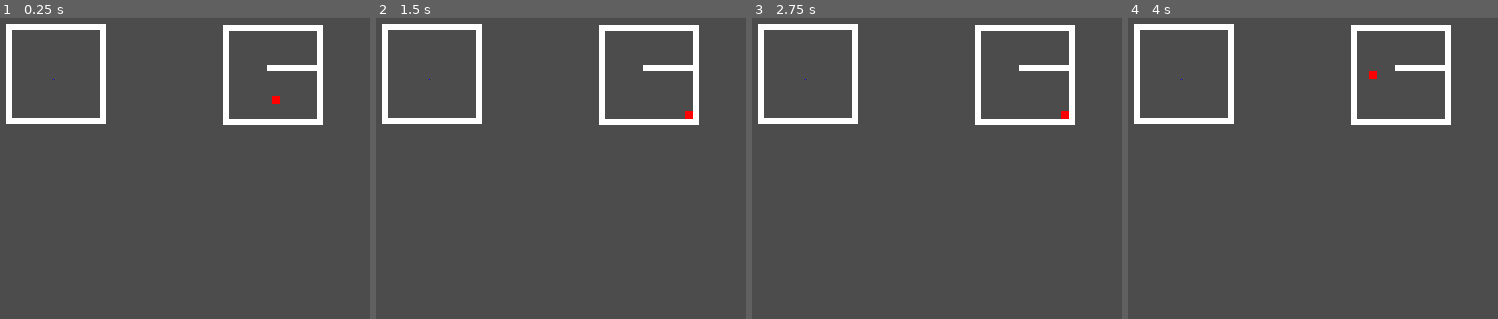
Above: before the commit, frames 1-4 (left to right).
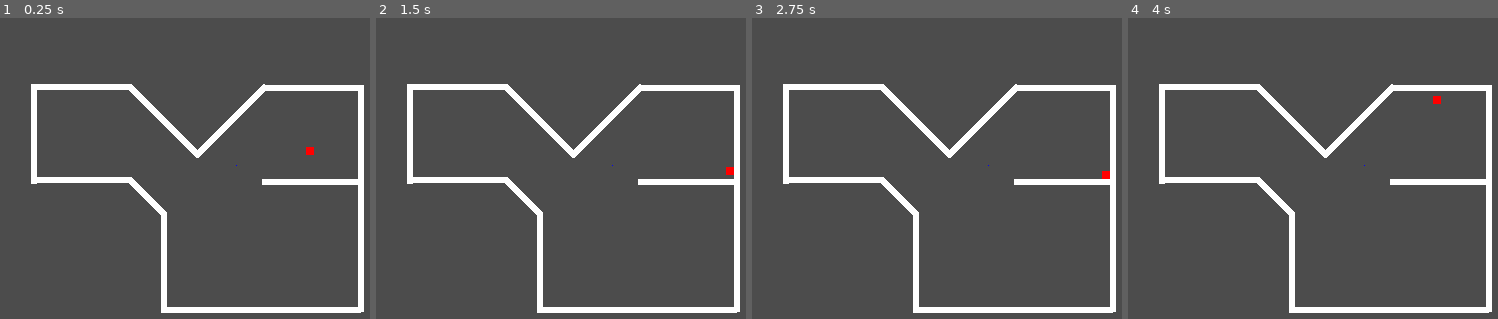
Above: after the commit, the same moments.

Repository: bsu-cs315/Final_Project_Group5
Game: Godot game, scene res://World.tscn
Two runs of this game, one before a commit and one after it. Both use one fixed random seed, a clock stepped at 60 frames per second and the inputs below.
Inputs:
- Up to frame 1 (0.25 s): no input
- Up to frame 2 (1.5 s): tap Enter at 0.5 s; hold Right (move_right) 0.53-1.28 s; tap Space at 1.25 s; hold Down (move_down) from 1.28 s (still down)
- Up to frame 3 (2.75 s): tap Enter at 2 s; release Down (move_down) at 2.03 s; hold Right (move_right) from 2.03 s (still down)
- Up to frame 4 (4 s): tap Space at 2.75 s; release Right (move_right) at 2.78 s; hold Up (move_up) 2.78-3.53 s; tap Enter at 3.5 s; hold Left (move_left) from 3.53 s (still down)

The runs differ from the first frame. In frame 1, 11% of the frame differs, in the area x 1-99%, y 1-99%; in frame 2, 11%; in frame 3, 11%; in frame 4, 11%.

Commit message:
Added more enviroment space

Diff:
--- a/project/Barrier.tscn
+++ b/project/Barrier.tscn
@@ -5,7 +5,7 @@
 [sub_resource type="RectangleShape2D" id=1]
 extents = Vector2( 0.5, 0.5 )
 
-[node name="Barrier" type="StaticBody2D"]
+[node name="Barrier" type="StaticBody2D" groups=["Wall"]]
 
 [node name="Sprite" type="Sprite" parent="."]
 position = Vector2( 1.19209e-07, 1.99676e-06 )
--- a/project/Bullet.tscn
+++ b/project/Bullet.tscn
@@ -6,7 +6,7 @@
 [sub_resource type="RectangleShape2D" id=1]
 extents = Vector2( 0.5, 0.5 )
 
-[node name="Bullet" type="KinematicBody2D"]
+[node name="Bullet" type="KinematicBody2D" groups=["Bullets"]]
 script = ExtResource( 2 )
 
 [node name="Sprite" type="Sprite" parent="."]
--- a/project/Player.gd
+++ b/project/Player.gd
@@ -2,6 +2,8 @@
 
 var _velocity : Vector2 = Vector2.ZERO
 var _speed : int = 150
+var hit := false
+
 
 func _physics_process(_delta):
 	var input := Vector2.ZERO
@@ -11,3 +13,12 @@
 	_velocity.y = input.y * _speed
 
 	_velocity = move_and_slide(_velocity, Vector2.UP)
+
+
+	for i in get_slide_count():
+		var collision := get_slide_collision(i)
+		if collision.collider.is_in_group("Bullets") and hit == false:
+			hit = true
+			print("1")
+		if collision.collider.is_in_group("Wall"):
+			_speed = 100
--- a/project/World.tscn
+++ b/project/World.tscn
@@ -7,43 +7,61 @@
 [node name="World" type="Node2D"]
 
 [node name="Player" parent="." instance=ExtResource( 1 )]
-position = Vector2( 406, 222 )
+position = Vector2( 440, 273 )
 
-[node name="Barrier" parent="." instance=ExtResource( 2 )]
-position = Vector2( 139, 196 )
+[node name="Bullet" parent="." instance=ExtResource( 3 )]
+position = Vector2( 367, 287 )
+
+[node name="Enviroment" type="Node2D" parent="."]
+
+[node name="Barrier2" parent="Enviroment" instance=ExtResource( 2 )]
+position = Vector2( 211, 302 )
+scale = Vector2( 100, 6 )
+
+[node name="Barrier3" parent="Enviroment" instance=ExtResource( 2 )]
+position = Vector2( 361, 243 )
+rotation = 0.785398
 scale = Vector2( 6, 100 )
 
-[node name="Barrier2" parent="." instance=ExtResource( 2 )]
-position = Vector2( 186, 243 )
+[node name="Barrier6" parent="Enviroment" instance=ExtResource( 2 )]
+position = Vector2( 294, 243 )
+rotation = -0.785397
+scale = Vector2( 6, 100 )
+
+[node name="Barrier12" parent="Enviroment" instance=ExtResource( 2 )]
+position = Vector2( 391, 432 )
+rotation = 1.5708
+scale = Vector2( 6, 200 )
+
+[node name="Barrier11" parent="Enviroment" instance=ExtResource( 2 )]
+position = Vector2( 294, 385 )
+scale = Vector2( 6, 100 )
+
+[node name="Barrier10" parent="Enviroment" instance=ExtResource( 2 )]
+position = Vector2( 491, 369 )
+scale = Vector2( 6, 130 )
+
+[node name="Barrier9" parent="Enviroment" instance=ExtResource( 2 )]
+position = Vector2( 277, 319 )
+rotation = 0.785398
+scale = Vector2( 50, 6 )
+
+[node name="Barrier8" parent="Enviroment" instance=ExtResource( 2 )]
+position = Vector2( 491, 257 )
+scale = Vector2( 6, 100 )
+
+[node name="Barrier7" parent="Enviroment" instance=ExtResource( 2 )]
+position = Vector2( 442, 304 )
 scale = Vector2( 100, 6 )
 
-[node name="Barrier3" parent="." instance=ExtResource( 2 )]
-position = Vector2( 233, 196 )
-scale = Vector2( 6, 100 )
-
-[node name="Barrier4" parent="." instance=ExtResource( 2 )]
-position = Vector2( 186, 149 )
+[node name="Barrier5" parent="Enviroment" instance=ExtResource( 2 )]
+position = Vector2( 442, 210 )
 scale = Vector2( 100, 6 )
 
-[node name="Barrier6" parent="." instance=ExtResource( 2 )]
-position = Vector2( 356, 197 )
-scale = Vector2( 6, 100 )
-
-[node name="Barrier5" parent="." instance=ExtResource( 2 )]
-position = Vector2( 403, 150 )
+[node name="Barrier4" parent="Enviroment" instance=ExtResource( 2 )]
+position = Vector2( 211, 209 )
 scale = Vector2( 100, 6 )
 
-[node name="Barrier7" parent="." instance=ExtResource( 2 )]
-position = Vector2( 403, 244 )
-scale = Vector2( 100, 6 )
-
-[node name="Barrier8" parent="." instance=ExtResource( 2 )]
-position = Vector2( 450, 197 )
+[node name="Barrier" parent="Enviroment" instance=ExtResource( 2 )]
+position = Vector2( 164, 256 )
 scale = Vector2( 6, 100 )
-
-[node name="Barrier9" parent="." instance=ExtResource( 2 )]
-position = Vector2( 422, 190 )
-scale = Vector2( 50, 6 )
-
-[node name="Bullet" parent="." instance=ExtResource( 3 )]
-position = Vector2( 184, 201 )
